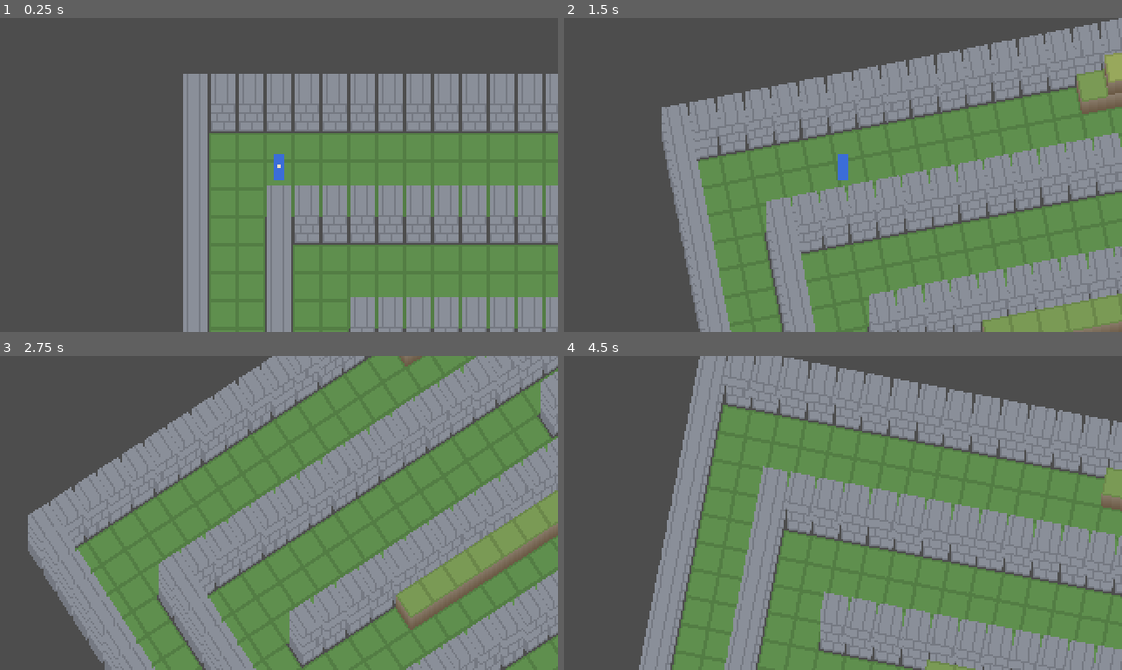
Above: before the commit, frames 1-4 (two rows, left to right).
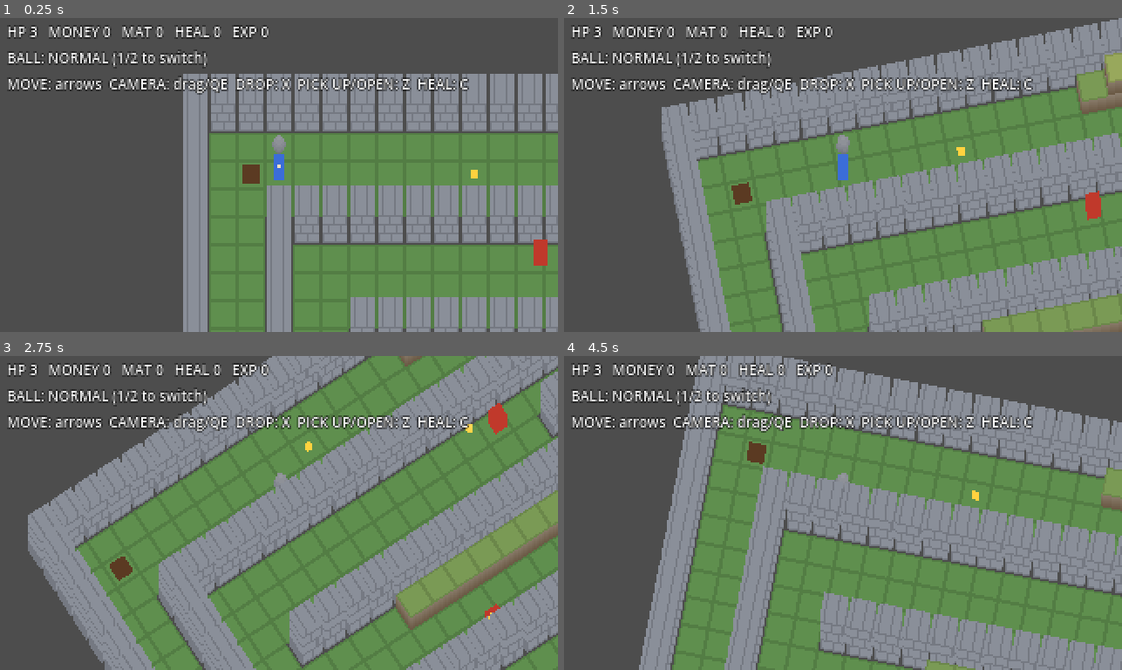
Above: after the commit, the same moments.

Repository: MiyazakiTakumi-724/dot-3d-game
Game: Godot game, scene res://scenes/area_02.tscn
Same seed, same stepped clock (60 frames per second), same inputs: the game is played once before the commit and once after it. This scene is started directly instead of the project's main scene.
Inputs (mouse positions are in pixels of both pictures, inside the frame that each line leads up to):
- Up to frame 1 (0.25 s): no input
- Up to frame 2 (1.5 s): tap Enter at 0.5 s; move the mouse to (965, 159) at 0.52 s; hold Right 0.53-1.25 s; hold Z 0.53-1.25 s; click (965, 159) at 0.67 s; tap C at 0.8 s; drag from (731, 190) to (815, 237) at 1.27 s
- Up to frame 3 (2.75 s): move the mouse to (334, 443) at 2.02 s; hold Right from 2.03 s (still down); tap 1 at 2.1 s; tap 2 at 2.3 s
- Up to frame 4 (4.5 s): release Right at 2.75 s; drag from (815, 575) to (675, 465) at 2.77 s; move the mouse to (1010, 560) at 3.52 s; hold Left 3.53-4.25 s; hold Z 3.53-4.25 s; tap C at 3.8 s; drag from (675, 465) to (759, 434) at 4.27 s

The runs differ from the first frame. In frame 1, 4.8% of the frame differs, in the area x 1-99%, y 2-79%; in frame 2, 4.9%; in frame 3, 5.0%, in the area x 1-91%, y 2-84%; in frame 4, 4.9%.

Commit message:
feat: 試作2の遊び（墓石・扉・回復・死んで再開・ゴール）
Co-Authored-By: Claude Opus 5.5 <noreply@anthropic.com>
Claude-Session: https://claude.ai/code/session_01V8ZRqMy3Fk13HeuYJHLPNU

Diff:
--- a/scripts/game/area_02.gd
+++ b/scripts/game/area_02.gd
@@ -69,14 +69,27 @@
 ## 扉を開けるときに立つ奥側のマス。Terrain.parse が返す doors と同じ順。
 const DOOR_OPEN_FROM := [Vector2i(4, 14)]
 
+const BULLET_HIT_RADIUS := 6.0
+const FALL_SINK_PX := 40.0  ## 奈落に落ちる演出で沈む量（0.5秒で）
+
 var map: HeightMap
 var rules := MovementRules.new()
+var run: RunState
+var area_state := AreaState.new()
 var camera: StackCamera
 var player: Player
+var ball: Ball
+var enemies: Array[Enemy] = []
 var checkpoint: Vector2i
 var goal: Vector2i
 var doors: Array = []
+var _bullets: Array = []  # [Bullet, StackSprite]
+var _pickup_nodes := {}   # 拾えるものの id → StackSprite
+var _door_nodes: Array = []
+var _grave_node: StackSprite
 var _world: Node2D
+var _label: Label
+var _keys_was_down := {}
 
 func _ready() -> void:
 	map = HeightMap.new(Vector2i(LAYOUT[0].length(), LAYOUT.size()))
@@ -84,19 +97,270 @@
 	checkpoint = info["checkpoint"]
 	goal = info["goal"]
 	doors = info["doors"]
+	run = RunState.new(checkpoint)
 	camera = StackCamera.new()
 	add_child(camera)
 	_world = Node2D.new()
 	add_child(_world)
 	Terrain.build(map, camera, _world)
+	_build_markers()
 
 	player = Player.new()
 	player.setup(map, rules, PLAYER_START, camera)
 	_world.add_child(player)
+
+	ball = Ball.new()
+	ball.setup(player, map, rules, camera)
+	ball.rules_ball.landed.connect(_on_ball_landed)
+	_world.add_child(ball)
+
+	_spawn_enemies()
+	_build_ui()
 	_maybe_screenshot()
 
-func _process(_delta: float) -> void:
+func _process(delta: float) -> void:
+	if area_state.update(delta):
+		respawn()
+	_step_bullets(delta)
+	if area_state.result == AreaState.Result.PLAYING:
+		if player.hp <= 0 or player.mover.fell:
+			kill_player(player.mover.fell)
+		else:
+			_play_step()
+	if area_state.is_falling():
+		player.lift_px = maxf(-FALL_SINK_PX, player.lift_px - FALL_SINK_PX / AreaState.FALL_SECONDS * delta)
+	elif area_state.result == AreaState.Result.DYING and player.mover.fell:
+		player.modulate.a = 0.0
 	camera.focus = player.mover.pos
+	_update_ui()
+
+## 遊んでいる間の毎フレームの処理：拾う、チェックポイントで回復、ゴール、キー操作。
+func _play_step() -> void:
+	var c := player.mover.cell()
+	for i in PICKUPS.size():
+		var p = PICKUPS[i]
+		if p[0] == c and run.collect(i, p[1], p[2]):
+			_pickup_nodes[i].queue_free()
+			_pickup_nodes.erase(i)
+	if run.is_near_checkpoint(c) and player.hp < Player.MAX_HP:
+		player.set_hp(Player.MAX_HP)
+	if c == goal:
+		area_state.on_goal()
+	if _just_pressed(KEY_Z) and try_open_door():
+		ball.skip_pick_up = true
+	if _just_pressed(KEY_C):
+		use_heal()
+	if _just_pressed(KEY_1):
+		select_ball(false)
+	if _just_pressed(KEY_2):
+		select_ball(true)
+
+func _just_pressed(key: Key) -> bool:
+	var down := Input.is_physical_key_pressed(key)
+	var was: bool = _keys_was_down.get(key, false)
+	_keys_was_down[key] = down
+	return down and not was
+
+## 死亡処理を始める。墓石を置き（古い墓石は消える）、操作を止める。
+func kill_player(fell: bool) -> void:
+	if not area_state.on_player_died(fell):
+		return
+	var c := player.mover.last_safe_cell if fell else player.mover.cell()
+	_remove_grave_marker()
+	run.on_death(c)
+	map.set_blocker(c, HeightMap.Blocker.GRAVE)
+	_grave_node = _marker(c, _grave_model(), 2)
+	player.controllable = false
+
+## チェックポイントから再開する。敵は全員復活し、飛んでいる弾は消える。
+## 拾い済みのもの・開けた扉・墓石はそのまま。
+func respawn() -> void:
+	for e in enemies:
+		if is_instance_valid(e):
+			e.queue_free()
+	enemies.clear()
+	_spawn_enemies()
+	for b in _bullets:
+		b[1].queue_free()
+	_bullets.clear()
+	ball.rules_ball.return_to_hand()
+	ball.rules_ball.set_strong(false)  # 強い鉄球は墓石に入っている
+	player.mover.place(PLAYER_START)
+	player.set_hp(Player.MAX_HP)
+	player.lift_px = 0.0
+	player.modulate.a = 1.0
+	player.controllable = true
+
+## 目の前の閉じた扉を、奥側から開ける。開けたら true。
+func try_open_door() -> bool:
+	for i in doors.size():
+		if run.is_door_open(i):
+			continue
+		if player.mover.cell() == DOOR_OPEN_FROM[i] and player.mover.front_cell() == doors[i]:
+			run.open_door(i)
+			map.set_blocker(doors[i], HeightMap.Blocker.NONE)
+			_door_nodes[i].queue_free()
+			return true
+	return false
+
+func use_heal() -> bool:
+	if not run.inventory.try_use_heal(player.hp, Player.MAX_HP):
+		return false
+	player.set_hp(player.hp + 1)
+	return true
+
+## 使う鉄球を切り替える。強い鉄球は持っているときだけ。手に持っていないと切り替えられない。
+func select_ball(strong: bool) -> bool:
+	if strong and not run.inventory.has_strong_ball:
+		return false
+	return ball.rules_ball.set_strong(strong)
+
+func _spawn_enemies() -> void:
+	for e in ENEMIES:
+		var enemy := Enemy.new()
+		enemy.setup(map, e[0], e[1], player, camera, e[2])
+		enemy.shot.connect(_on_enemy_shot)
+		enemy.walker.died.connect(run.on_enemy_killed)
+		_world.add_child(enemy)
+		enemies.append(enemy)
+
+func _step_bullets(delta: float) -> void:
+	for i in range(_bullets.size() - 1, -1, -1):
+		var b: Bullet = _bullets[i][0]
+		var s: StackSprite = _bullets[i][1]
+		b.step(delta, map)
+		var playing := area_state.result == AreaState.Result.PLAYING
+		if b.alive and playing and player.hp > 0 and b.pos.distance_to(player.mover.pos) < BULLET_HIT_RADIUS:
+			b.alive = false
+			player.take_hit()
+		if not b.alive or not map.in_bounds(HeightMap.world_to_cell(b.pos)):
+			s.queue_free()
+			_bullets.remove_at(i)
+			continue
+		s.world_pos = b.pos
+
+func _on_enemy_shot(b: Bullet) -> void:
+	if area_state.result != AreaState.Result.PLAYING:
+		return
+	var s := StackSprite.new()
+	s.camera = camera
+	s.world_pos = b.pos
+	s.base_height = b.height
+	s.lift_px = 3
+	s.draw_bias = 3
+	s.sort_by_cell = true
+	s.set_model(VoxelModel.sphere(2, Color("ffd23f")))
+	s.refresh()  # 最初のフレームから弾の位置に出す
+	_world.add_child(s)
+	_bullets.append([b, s])
+
+func _on_ball_landed(cell: Vector2i, damage: int) -> void:
+	if map.is_grave(cell):
+		_remove_grave_marker()  # 墓石のマスを空けてから中身を戻す（break_grave で grave が null になるため）
+		run.break_grave()
+	for e in enemies:
+		if is_instance_valid(e) and e.walker.alive and e.walker.cell() == cell and e.walker.height == ball.rules_ball.height:
+			e.walker.take_damage(damage)
+
+func _remove_grave_marker() -> void:
+	if run.grave != null:
+		map.set_blocker(run.grave.cell, HeightMap.Blocker.NONE)
+	if _grave_node != null:
+		_grave_node.queue_free()
+		_grave_node = null
+
+## チェックポイント（たき火）、ゴール（旗）、扉、拾えるものを置く。
+func _build_markers() -> void:
+	_marker(checkpoint, _bonfire_model(), 1)
+	_marker(goal, _flag_model(), 1)
+	for d in doors:
+		_door_nodes.append(_marker(d, _door_model(), 1))
+	for i in PICKUPS.size():
+		var p = PICKUPS[i]
+		_pickup_nodes[i] = _marker(p[0], _pickup_model(p[1]), 1)
+
+func _marker(cell: Vector2i, model: VoxelModel, bias: int) -> StackSprite:
+	var s := StackSprite.new()
+	s.camera = camera
+	s.world_pos = HeightMap.cell_center(cell)
+	s.base_height = map.get_height(cell)
+	s.sort_by_cell = true
+	s.draw_bias = bias
+	s.set_model(model)
+	s.refresh()
+	_world.add_child(s)
+	return s
+
+## 墓石：遠くからでも見つけやすい、背の高い白っぽい石。
+func _grave_model() -> VoxelModel:
+	var m := VoxelModel.box(Vector3i(10, 6, 22), Color("d8d4e8"))
+	for z in range(14, 18):  # 十字の横棒
+		for x in range(2, 8):
+			m.set_voxel(Vector3i(x, 0, z), Color("6c5c9a"))
+	for z in range(10, 21):
+		m.set_voxel(Vector3i(4, 0, z), Color("6c5c9a"))
+		m.set_voxel(Vector3i(5, 0, z), Color("6c5c9a"))
+	return m
+
+func _bonfire_model() -> VoxelModel:
+	var m := VoxelModel.box(Vector3i(10, 10, 2), Color("5b3a22"))
+	for z in range(2, 9):
+		var r := 4 - z / 2
+		for y in range(5 - r, 5 + r):
+			for x in range(5 - r, 5 + r):
+				m.set_voxel(Vector3i(x, y, z), Color("ff8c1a") if z < 6 else Color("ffd23f"))
+	return m
+
+func _flag_model() -> VoxelModel:
+	var m := VoxelModel.new()
+	m.size = Vector3i(8, 2, 24)
+	for z in 24:
+		m.set_voxel(Vector3i(0, 0, z), Color("e0e0e0"))
+	for z in range(16, 24):
+		for x in range(1, 8):
+			m.set_voxel(Vector3i(x, 0, z), Color("3fbf5f"))
+	return m
+
+func _door_model() -> VoxelModel:
+	var m := VoxelModel.box(Vector3i(14, 14, 20), Color("7a5230"))
+	for z in 20:
+		for y in 14:
+			m.set_voxel(Vector3i(6, y, z), Color("5b3a22"))
+	return m
+
+func _pickup_model(kind: RunState.PickupKind) -> VoxelModel:
+	match kind:
+		RunState.PickupKind.MONEY:
+			return VoxelModel.box(Vector3i(4, 4, 2), Color("ffd23f"))
+		RunState.PickupKind.MATERIAL:
+			return VoxelModel.box(Vector3i(4, 4, 4), Color("a0785a"))
+		RunState.PickupKind.HEAL:
+			return VoxelModel.box(Vector3i(4, 4, 5), Color("ff6fa8"))
+		_:
+			return VoxelModel.sphere(4, Color("7a2230"))
+
+func _build_ui() -> void:
+	var layer := CanvasLayer.new()
+	add_child(layer)
+	_label = Label.new()
+	_label.position = Vector2(4, 2)
+	_label.add_theme_font_size_override("font_size", 8)
+	_label.add_theme_color_override("font_outline_color", Color.BLACK)
+	_label.add_theme_constant_override("outline_size", 2)
+	layer.add_child(_label)
+	_update_ui()
+
+func _update_ui() -> void:
+	var inv := run.inventory
+	var text := "HP %d   MONEY %d   MAT %d   HEAL %d   EXP %d\n" % [player.hp, inv.money, inv.materials, inv.heals, inv.exp]
+	text += "BALL: %s (1/2 to switch)\n" % ("STRONG" if ball.rules_ball.strong else "NORMAL")
+	text += "MOVE: arrows  CAMERA: drag/QE  DROP: X  PICK UP/OPEN: Z  HEAL: C"
+	match area_state.result:
+		AreaState.Result.DYING:
+			text += "\n\nYOU DIED"
+		AreaState.Result.CLEAR:
+			text += "\n\nCLEAR!"
+	_label.text = text
 
 ## `-- --screenshot=path.png` で数フレーム後に画面を保存して終了する（確認用）。
 ## `--angle=0.8` でカメラ角度、`--player=x,y` でプレイヤー位置を変えられる。`--fps` で平均FPSを出す。
--- a/scripts/game/ball.gd
+++ b/scripts/game/ball.gd
@@ -1,6 +1,6 @@
 class_name Ball
 extends StackSprite
-## 鉄球の見た目と操作。X で落とす、Z で拾う。持っている間は頭の上に乗せて描く。
+## 鉄球の見た目と操作。X で落とす、Z で拾う。持っている間は頭の上に乗せて描く。強い鉄球は赤黒く描く。
 
 const HELD_LIFT_PX := 14.0
 
@@ -10,6 +10,9 @@
 var rules: MovementRules
 var _x_was_down := false
 var _z_was_down := false
+## true にすると、そのフレームの Z では拾わない（扉を開けたフレームなど）。
+var skip_pick_up := false
+var _shown_strong := false
 
 func setup(p: Player, height_map: HeightMap, movement_rules: MovementRules, cam: StackCamera) -> void:
 	player = p
@@ -23,11 +26,15 @@
 func _process(delta: float) -> void:
 	var x_down := Input.is_physical_key_pressed(KEY_X)
 	var z_down := Input.is_physical_key_pressed(KEY_Z)
-	if player.hp > 0:
+	if player.hp > 0 and player.controllable:
 		if x_down and not _x_was_down:
 			rules_ball.drop(player.mover, map)
-		if z_down and not _z_was_down:
+		if z_down and not _z_was_down and not skip_pick_up:
 			rules_ball.try_pick_up(player.mover)
+	skip_pick_up = false
+	if rules_ball.strong != _shown_strong:
+		_shown_strong = rules_ball.strong
+		set_model(VoxelModel.sphere(4, Color("7a2230") if _shown_strong else Color("6b6f78")))
 	_x_was_down = x_down
 	_z_was_down = z_down
 	rules_ball.update(delta, player.mover, map, rules)
--- a/scripts/game/player.gd
+++ b/scripts/game/player.gd
@@ -9,11 +9,12 @@
 
 var mover: PlayerMover
 var hp: int = MAX_HP
+## false の間は動かせない（死亡処理中など）。
+var controllable := true
 
 func setup(map: HeightMap, rules: MovementRules, start_cell: Vector2i, cam: StackCamera) -> void:
 	mover = PlayerMover.new(map, rules)
-	mover.pos = HeightMap.cell_center(start_cell)
-	mover.height = map.get_height(start_cell)
+	mover.place(start_cell)
 	camera = cam
 	draw_bias = 2
 	sort_by_cell = true
@@ -30,8 +31,12 @@
 	hp -= 1
 	hp_changed.emit(hp)
 
+func set_hp(v: int) -> void:
+	hp = v
+	hp_changed.emit(hp)
+
 func _process(delta: float) -> void:
-	if hp > 0:
+	if hp > 0 and controllable:
 		var dir := Vector2.ZERO
 		if Input.is_physical_key_pressed(KEY_LEFT) or Input.is_physical_key_pressed(KEY_A): dir.x -= 1
 		if Input.is_physical_key_pressed(KEY_RIGHT) or Input.is_physical_key_pressed(KEY_D): dir.x += 1
--- /dev/null
+++ b/tests/test_area_02.gd
@@ -0,0 +1,167 @@
+extends GutTest
+
+var area
+
+func before_each():
+	area = load("res://scenes/area_02.tscn").instantiate()
+	add_child_autofree(area)
+
+func _finish_death():
+	area.area_state.update(10.0)
+	area.respawn()
+
+func _beside_start(dx: int) -> Vector2i:
+	return Vector2i(area.PLAYER_START.x + dx, area.PLAYER_START.y)
+
+func test_death_places_grave_and_respawns_at_checkpoint():
+	area.run.inventory.money = 30
+	var c := _beside_start(2)
+	area.player.mover.place(c)
+	area.kill_player(false)
+	assert_eq(area.run.grave.cell, c)
+	assert_true(area.map.is_grave(c))
+	_finish_death()
+	assert_eq(area.player.mover.cell(), area.PLAYER_START)
+	assert_eq(area.player.hp, Player.MAX_HP)
+	assert_eq(area.run.inventory.money, 15)
+
+func test_respawn_clears_bullets_and_resets_enemies():
+	var e: Enemy = area.enemies[0]
+	e.walker.take_damage(99)
+	var b := Bullet.new()
+	b.pos = area.player.mover.pos + Vector2(40, 0)
+	area._on_enemy_shot(b)
+	area.kill_player(false)
+	_finish_death()
+	assert_eq(area._bullets.size(), 0)
+	assert_eq(area.enemies.size(), area.ENEMIES.size())
+	for en in area.enemies:
+		assert_true(en.walker.alive)
+		assert_eq(en.walker.hp, EnemyWalker.MAX_HP)
+
+func test_new_death_moves_grave_marker():
+	var c1 := _beside_start(2)
+	area.player.mover.place(c1)
+	area.kill_player(false)
+	_finish_death()
+	var c2 := _beside_start(3)
+	area.player.mover.place(c2)
+	area.kill_player(false)
+	assert_false(area.map.is_grave(c1))
+	assert_true(area.map.is_grave(c2))
+
+func test_ball_on_grave_breaks_it():
+	area.run.inventory.money = 30
+	var c := _beside_start(2)
+	area.player.mover.place(c)
+	area.kill_player(false)
+	_finish_death()
+	var p: PlayerMover = area.player.mover
+	p.place(Vector2i(c.x - 1, c.y))
+	p.facing = Vector2.RIGHT
+	var ball: IronBall = area.ball.rules_ball
+	assert_true(ball.drop(p, area.map))
+	ball.update(1.0, p, area.map, area.rules)
+	assert_null(area.run.grave)
+	assert_false(area.map.is_wall(c))
+	assert_eq(area.run.inventory.money, 30)
+
+func test_fall_puts_grave_on_last_safe_cell():
+	# 奈落の隣の安全なマスを地図から探して、そこから奈落へ歩かせる
+	var safe := Vector2i(-1, -1)
+	for y in area.map.size.y:
+		for x in area.map.size.x:
+			var c := Vector2i(x, y)
+			var left := Vector2i(x - 1, y)
+			if area.map.is_pit(c) and not area.map.is_pit(left) and not area.map.is_wall(left):
+				safe = left
+	area.player.mover.place(safe)
+	for i in 20:
+		area.player.mover.move(Vector2(2, 0))
+	area._process(0.016)
+	assert_eq(area.area_state.result, AreaState.Result.DYING)
+	assert_eq(area.run.grave.cell, safe)
+
+func test_strong_ball_on_ground_goes_to_grave():
+	area.run.inventory.has_strong_ball = true
+	var ball: IronBall = area.ball.rules_ball
+	ball.set_strong(true)
+	var p: PlayerMover = area.player.mover
+	p.facing = Vector2.RIGHT
+	ball.drop(p, area.map)
+	area.kill_player(false)
+	_finish_death()
+	assert_eq(ball.state, IronBall.State.HELD)
+	assert_false(ball.strong)
+	assert_true(area.run.grave.has_strong_ball)
+
+func test_death_from_damage():
+	area.player.set_hp(0)
+	area._process(0.016)
+	assert_eq(area.area_state.result, AreaState.Result.DYING)
+	assert_not_null(area.run.grave)
+
+func test_walking_on_pickup_collects_it():
+	var p = area.PICKUPS[0]
+	area.player.mover.place(p[0])
+	area._process(0.016)
+	assert_true(area.run.is_picked(0))
+	assert_eq(area.run.inventory.money, p[2])
+
+func test_door_opens_only_from_far_side():
+	var door: Vector2i = area.doors[0]
+	var mover: PlayerMover = area.player.mover
+	mover.place(door + Vector2i.LEFT)   # 手前側（近道の通路）
+	mover.facing = Vector2.RIGHT
+	assert_false(area.try_open_door())
+	assert_true(area.map.is_wall(door))
+	mover.place(area.DOOR_OPEN_FROM[0])
+	mover.facing = Vector2(door - area.DOOR_OPEN_FROM[0])
+	assert_true(area.try_open_door())
+	assert_false(area.map.is_wall(door))
+	assert_true(area.run.is_door_open(0))
+
+func test_open_door_stays_open_after_death():
+	var mover: PlayerMover = area.player.mover
+	mover.place(area.DOOR_OPEN_FROM[0])
+	mover.facing = Vector2(area.doors[0] - area.DOOR_OPEN_FROM[0])
+	area.try_open_door()
+	area.kill_player(false)
+	_finish_death()
+	assert_false(area.map.is_wall(area.doors[0]))
+
+func test_heal_item():
+	area.run.inventory.heals = 1
+	area.player.mover.place(area.goal)  # チェックポイントから遠い所
+	area.player.set_hp(1)
+	assert_true(area.use_heal())
+	assert_eq(area.player.hp, 2)
+	assert_false(area.use_heal())
+
+func test_checkpoint_heals_fully():
+	area.player.set_hp(1)
+	area.player.mover.place(area.checkpoint + Vector2i.RIGHT)
+	area._process(0.016)
+	assert_eq(area.player.hp, Player.MAX_HP)
+
+func test_goal_clears():
+	area.player.mover.place(area.goal)
+	area._process(0.016)
+	assert_eq(area.area_state.result, AreaState.Result.CLEAR)
+
+func test_killing_enemy_gives_money_and_exp():
+	area.enemies[0].walker.take_damage(99)
+	assert_eq(area.run.inventory.money, RunState.ENEMY_MONEY)
+	assert_eq(area.run.inventory.exp, RunState.ENEMY_EXP)
+
+func test_select_strong_ball_needs_it():
+	assert_false(area.select_ball(true))
+	area.run.inventory.has_strong_ball = true
+	assert_true(area.select_ball(true))
+	assert_true(area.ball.rules_ball.strong)
+
+func test_no_control_while_dying():
+	area.kill_player(false)
+	assert_false(area.player.controllable)
+	_finish_death()
+	assert_true(area.player.controllable)
Not shown, added: tests/test_area_02.gd.uid
